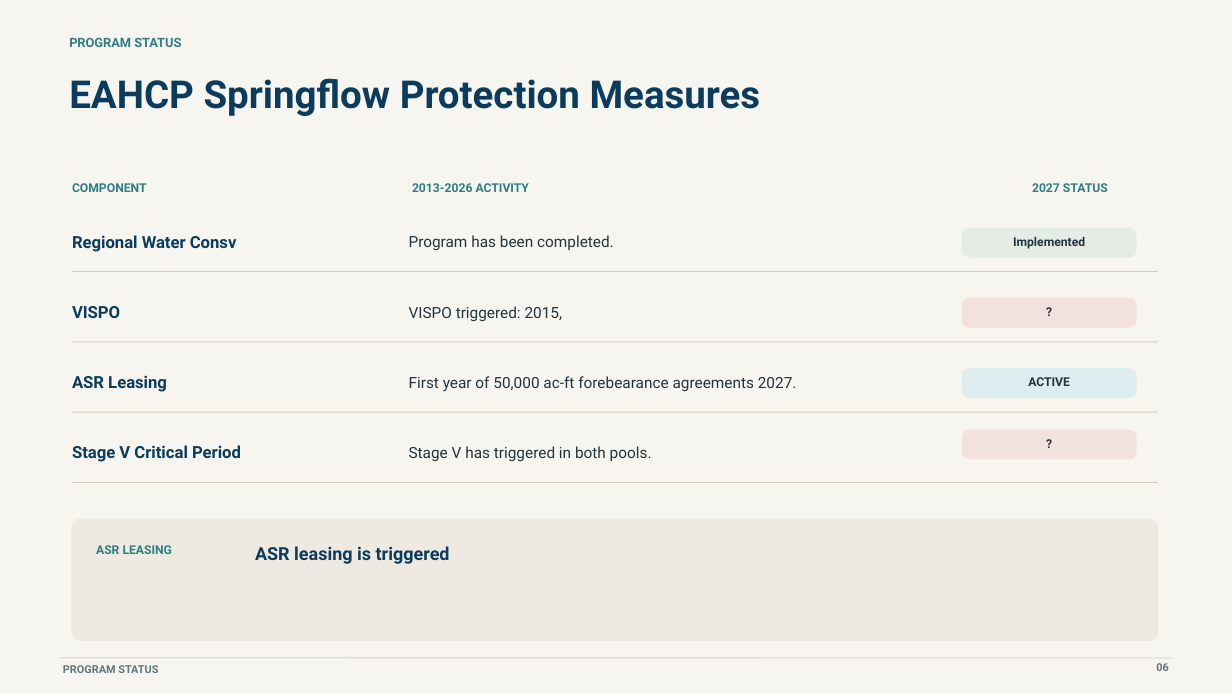
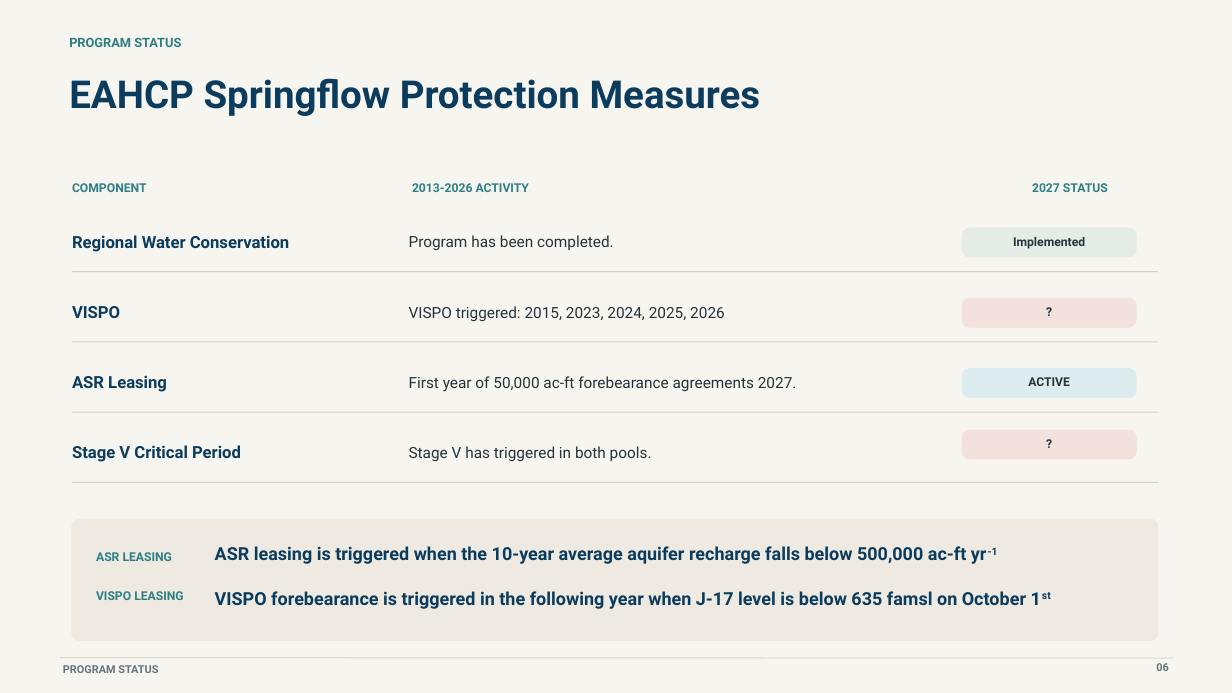
Before and after one commit to cfurl/EAHCP-Fall-2026-Sci-Comm, a slide deck: slide 20 of EAHCP_Springflow_Protection_Furl_7.21.26.pptx (slide 19 before the commit). Drawn at 1232x693 pixels with LibreOffice and Linux fonts; fonts in the diff are those of the drawing. Boxes give left, top, right and bottom in pixels: in the first picture for what was removed or moved away, otherwise in the second. Text is boxed around its words. In the diff, an @@ line names an element or a change of style, - is before the commit and + after.

```diff
--- a/EAHCP_Springflow_Protection_Furl_7.21.26.pptx
+++ b/EAHCP_Springflow_Protection_Furl_7.21.26.pptx
@@ text at <box>72,235,289,252</box>: text changed @@
-Regional Water Consv
+Regional Water Conservation
@@ text at <box>409,306,725,321</box>: text changed @@
-VISPO triggered: 2015,
+VISPO triggered: 2015, 2023, 2024, 2025, 2026
@@ text "ASR LEASING": place and size @@
-text "ASR LEASING" at <box>96,545,173,554</box>
+text "ASR LEASING" at <box>96,552,173,561</box>
@@ text at <box>215,546,998,564</box>: text changed @@
-ASR leasing is triggered
+ASR leasing is triggered when the 10-year average aquifer recharge falls below 500,000 ac-ft yr-1
@@ text added at <box>96,591,184,600</box>, 9.5 pt, text #2D7F83, bold @@
+VISPO LEASING
@@ text added at <box>215,591,1026,609</box>, 14 pt, text #0B3C5D, bold @@
+VISPO forebearance is triggered in the following year when J-17 level is below 635 famsl on October 1st
```
Also in this commit, not shown: 7 other slides changed, 3 slides added, 2 slides removed, 1 other file.
